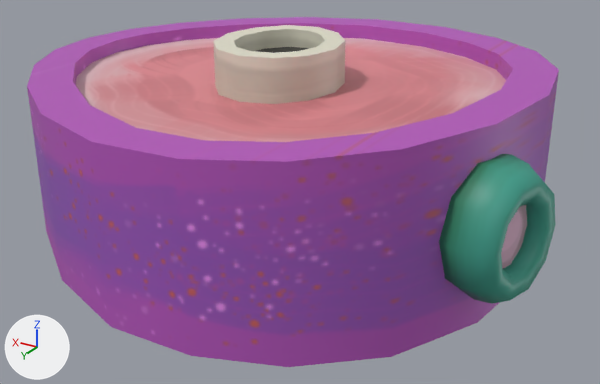
What one commit did to the FBX model Assets/Art/Ammo/Steak.fbx.
Before and after are seen from a camera (50 mm lens) standing at (-0.225, 0.364, 0.154) and looking at (-0.011, 0.007, -0.025). Lighting does not change. The marker at lower left points along +X, +Y and +Z.

The scene before the commit, as lines of its bpy script (objects in view):
```python
me_cylinder_045 = bpy.data.meshes.new('Cylinder.045')
me_cylinder_045.from_pydata(...)  # 267 vertices, 294 faces; spans x -0.153..0.16, y -0.138..0.139, z -0.048..0.056
me_cylinder_045.materials.append(mat_food)  # picture img_food_texture_png
ob_steak = bpy.data.objects.new('Steak', me_cylinder_045)
ob_steak.location = (0.0, 0.0, 0.0)
```
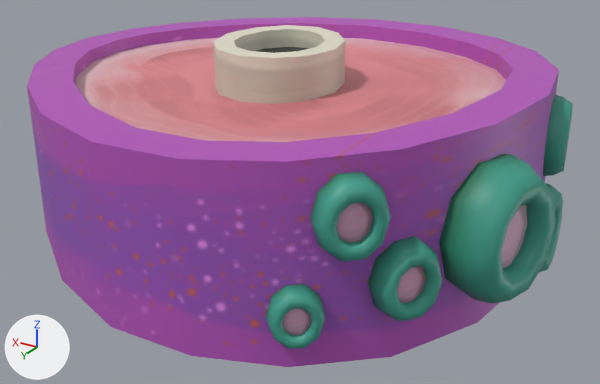
Location of each change, (x1, y1, x2, y2) in pixels of the pictures (600 x 384 px):
'Steak', reshaped
    before: (27, 17, 559, 367)
    after: (27, 17, 573, 367)
part 1 of me_cylinder_045, added (cyan)
    after: (539, 182, 563, 272)
part 2 of me_cylinder_045, added (cyan)
    after: (543, 95, 573, 176)
part 3 of me_cylinder_045, added (cyan)
    after: (368, 236, 442, 321)
part 4 of me_cylinder_045, added (cyan)
    after: (310, 172, 391, 262)
part 5 of me_cylinder_045, added (cyan)
    after: (266, 284, 325, 349)

The change, as a diff of the scene's bpy script:
```diff
--- a/Assets/Art/Ammo/Steak.fbx.py
+++ b/Assets/Art/Ammo/Steak.fbx.py
@@ me_cylinder_045 @@
 me_cylinder_045.from_pydata(...)  # 267 vertices, 294 faces; spans x -0.153..0.16, y -0.138..0.139, z -0.048..0.056
 # used by ob_steak; location = (0.0, 0.0, 0.0)
+# me_cylinder_045 part 1: the loose piece of 71 vertices spanning x -0.153..-0.115, y 0.021..0.076, z -0.031..0.032 is copied, and the copy is turned 19.2 degrees about the z axis through its middle and scaled by 0.715, then moved by (-0.001, -0.056, -0.021); it spans x -0.145..-0.126, y -0.026..0.013, z -0.043..0.002
+# me_cylinder_045 part 2: the loose piece of 71 vertices spanning x -0.153..-0.115, y 0.021..0.076, z -0.031..0.032 is copied, and the copy is turned 27.6 degrees about the z axis through its middle and scaled by 0.638, then moved by (0.005, -0.088, 0.015); it spans x -0.141..-0.119, y -0.056..-0.021, z -0.004..0.036
+# me_cylinder_045 part 3: the loose piece of 71 vertices spanning x -0.153..-0.115, y 0.021..0.076, z -0.031..0.032 is copied, and the copy is turned -17.3 degrees about the z axis through its middle and scaled by 0.554, then moved by (0.024, 0.041, -0.011); it spans x -0.123..-0.097, y 0.075..0.105, z -0.027..0.007
+# me_cylinder_045 part 4: the loose piece of 71 vertices spanning x -0.153..-0.115, y 0.021..0.076, z -0.031..0.032 is copied, and the copy is turned -29 degrees about the z axis through its middle and scaled by 0.554, then moved by (0.039, 0.06, 0.02); it spans x -0.109..-0.08, y 0.094..0.123, z 0.004..0.038
+# me_cylinder_045 part 5: the loose piece of 71 vertices spanning x -0.153..-0.115, y 0.021..0.076, z -0.031..0.032 is copied, and the copy is turned -36.8 degrees about the z axis through its middle and scaled by 0.426, then moved by (0.056, 0.074, -0.021); it spans x -0.089..-0.066, y 0.112..0.133, z -0.034..-0.007
 me_cylinder_045.materials.append(mat_food)
```
